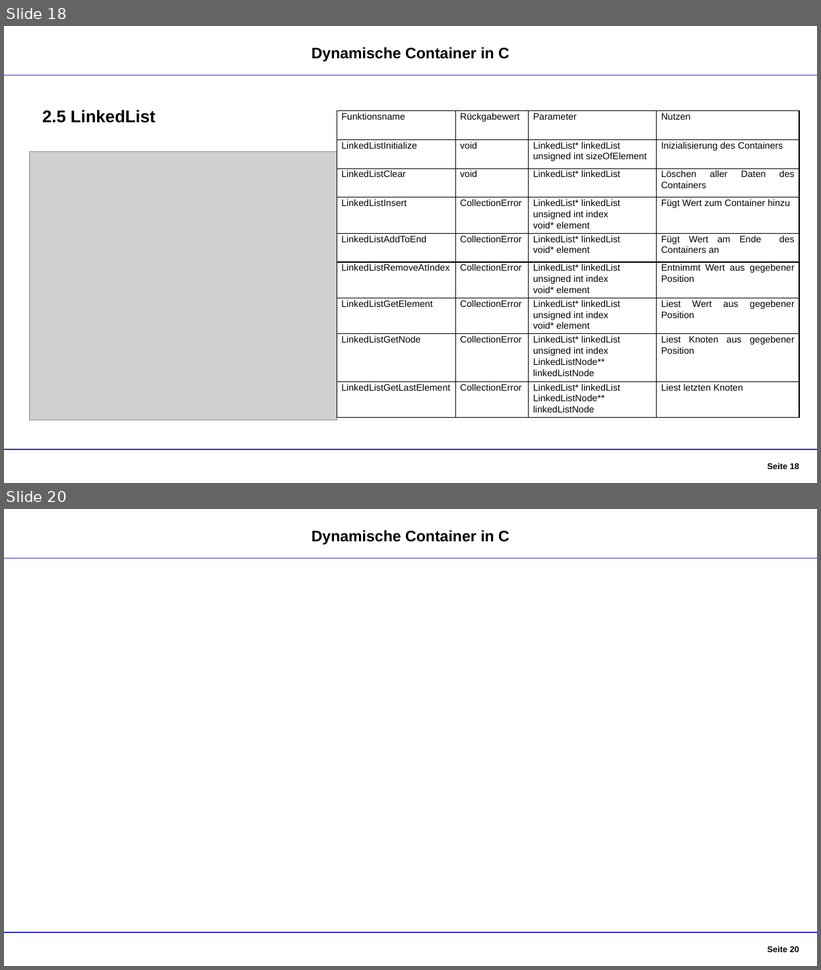
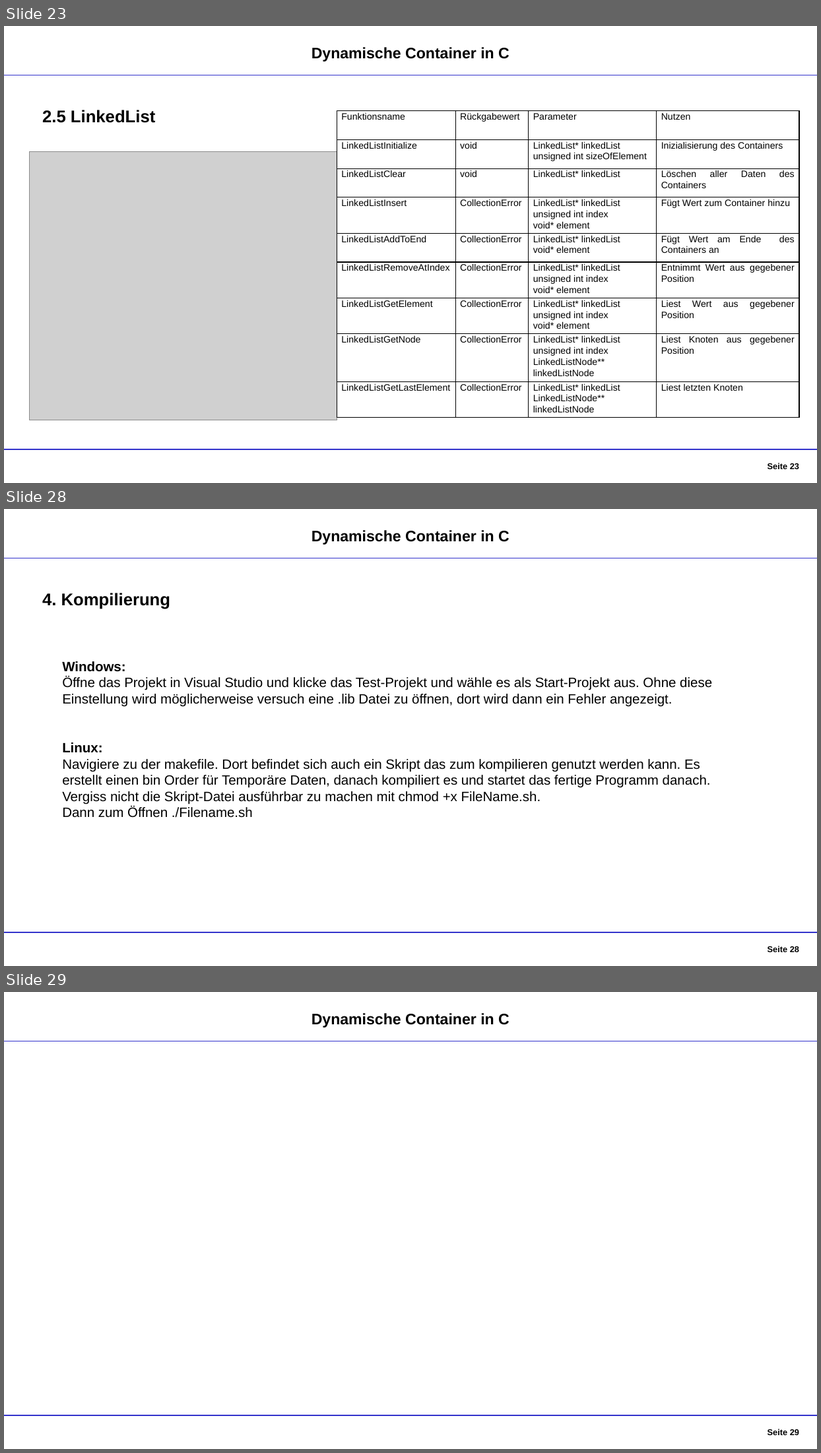
Before and after one commit to DennisGoss99/InPr_DynamicCollections, a slide deck: Dokumentation/Container - Präsentation.pptx. Shown one above the other, each under a label of ours: slides 18 and 20 before the commit, slides 23, 28 and 29 after it; the slides between them are not shown. The pictures are 821x970 and 821x1453 pixels, drawn with LibreOffice and Linux fonts; fonts in the diff are those of the drawing; grey boxes stand for pictures. Boxes give left, top, right and bottom in pixels: in the first picture for what was removed or moved away, otherwise in the second. Text is boxed around its words. In the diff, an @@ line names an element or a change of style, - is before the commit and + after.

```diff
--- a/Dokumentation/Container - Präsentation.pptx
+++ b/Dokumentation/Container - Präsentation.pptx
@@ slide 28 added at bbox=[4, 509, 817, 966], background #FFFFFF @@
@@ text added at bbox=[312, 530, 510, 545], 18 pt, text #000000, bold @@
+Dynamische Container in C
@@ line added from (4, 559) to (817, 559), #3333CC 1.25 pt @@
@@ text added at bbox=[42, 593, 170, 609], 20 pt, text #000000, bold @@
+4. Kompilierung
@@ text added at bbox=[62, 661, 712, 818], 16 pt, text #000000 @@
+Windows:
+Öffne das Projekt in Visual Studio und klicke das Test-Projekt und wähle es als Start-Projekt aus. Ohne diese Einstellung wird möglicherweise versuch eine .lib Datei zu öffnen, dort wird dann ein Fehler angezeigt.
+Linux:
+Navigiere zu der makefile. Dort befindet sich auch ein Skript das zum kompilieren genutzt werden kann. Es erstellt einen bin Order für Temporäre Daten, danach kompiliert es und startet das fertige Programm danach.
+Vergiss nicht die Skript-Datei ausführbar zu machen mit chmod +x FileName.sh.
+Dann zum Öffnen ./Filename.sh
@@ line added from (4, 933) to (817, 933), #3333CC 1.25 pt @@
@@ page number added at bbox=[768, 946, 799, 955], 10 pt, text #000000, bold @@
+Seite 28
@@ what was slide 18 is now slide 23 @@
@@ page number at bbox=[768, 463, 799, 470]: text changed @@
-Seite 18
+Seite 23
@@ what was slide 20 is now slide 29 @@
```
Also in this commit, not shown: 8 slides changed, 8 other slides added, 2 other files.
